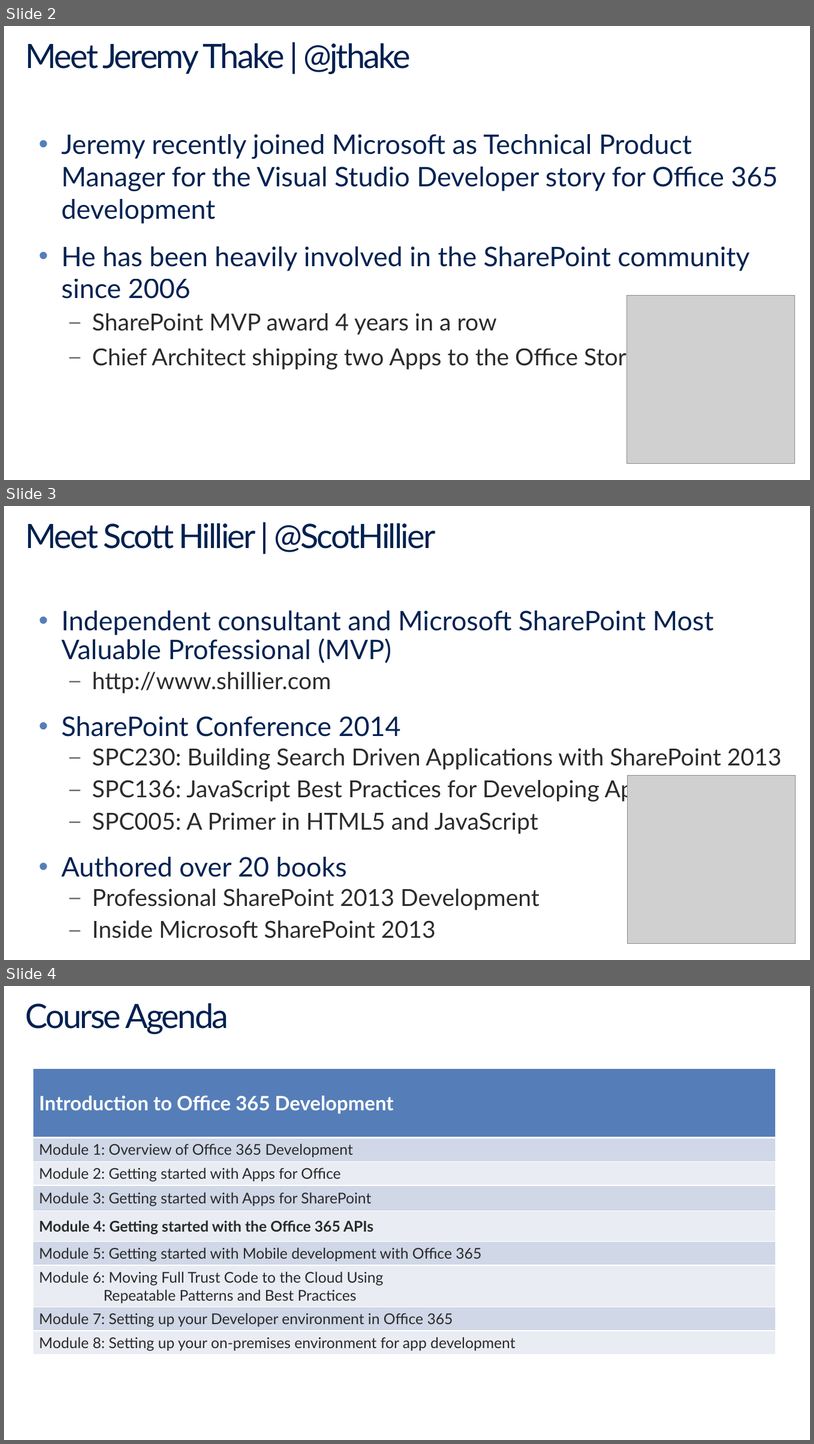
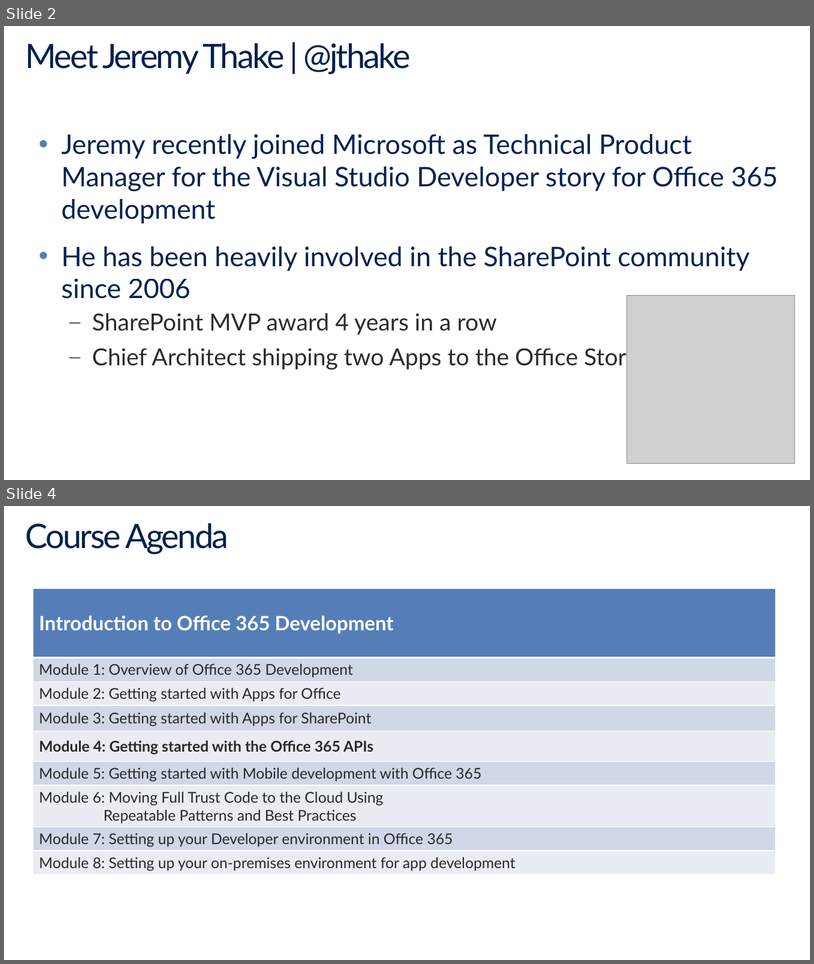
Before and after one commit to fabbbiob/TrainingContent, a slide deck: O3651-4 Getting started with Office 365 APIs/O3651-4 Office 365 Development Office 365 API.pptx. Shown one above the other, each under a label of ours: slides 2, 3 and 4 before the commit, slides 2 and 4 after it; the slides between them are not shown. The pictures are 814x1444 and 814x964 pixels, drawn with LibreOffice and Linux fonts; fonts in the diff are those of the drawing; grey boxes stand for pictures. Boxes give left, top, right and bottom in pixels: in the first picture for what was removed or moved away, otherwise in the second. Text is boxed around its words. In the diff, an @@ line names an element or a change of style, - is before the commit and + after.

```diff
--- a/O3651-4 Getting started with Office 365 APIs/O3651-4 Office 365 Development Office 365 API.pptx
+++ b/O3651-4 Getting started with Office 365 APIs/O3651-4 Office 365 Development Office 365 API.pptx
@@ slide 3 removed at [4, 506, 810, 960], background #FFFFFF @@
@@ title removed at [25, 523, 435, 552] @@
-Meet Scott Hillier | @ScotHillier
@@ text removed at [62, 610, 782, 938] @@
-• Independent consultant and Microsoft SharePoint Most Valuable Professional (MVP)
-  – http://www.shillier.com
-• SharePoint Conference 2014
-  – SPC230: Building Search Driven Applications with SharePoint 2013
-  – SPC136: JavaScript Best Practices for Developing Apps
-  – SPC005: A Primer in HTML5 and JavaScript
-• Authored over 20 books
-  – Professional SharePoint 2013 Development
-  – Inside Microsoft SharePoint 2013
@@ picture removed at [628, 775, 796, 943] @@
```
Also in this commit, not shown: 6 slides changed, 1 slide added, 1 other slide removed, 2 other files.
